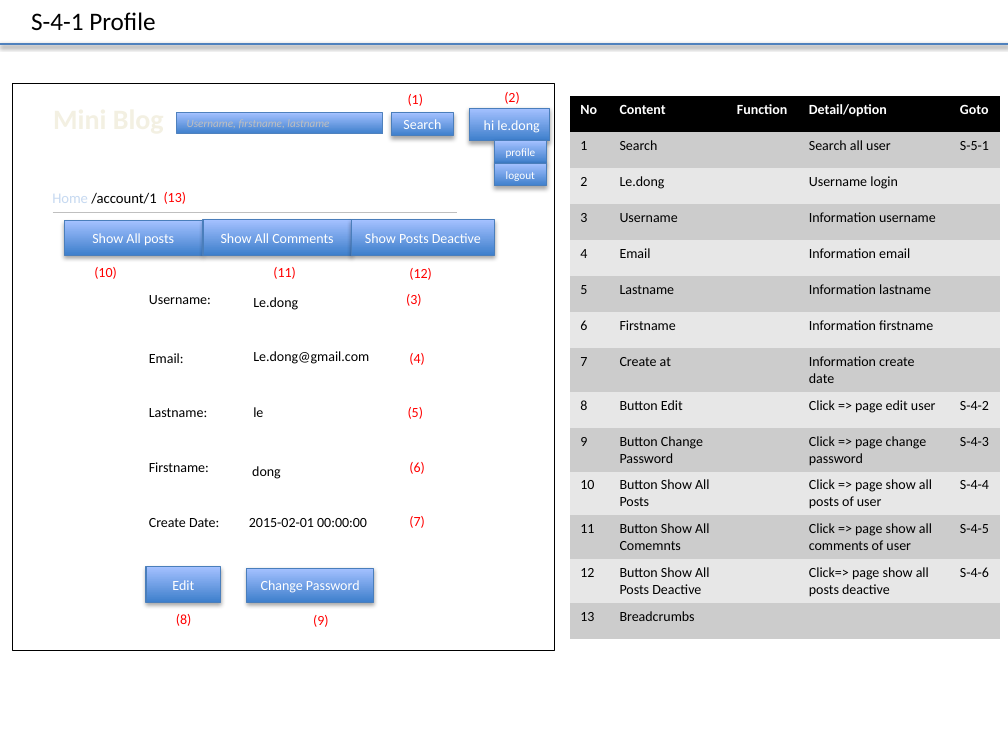
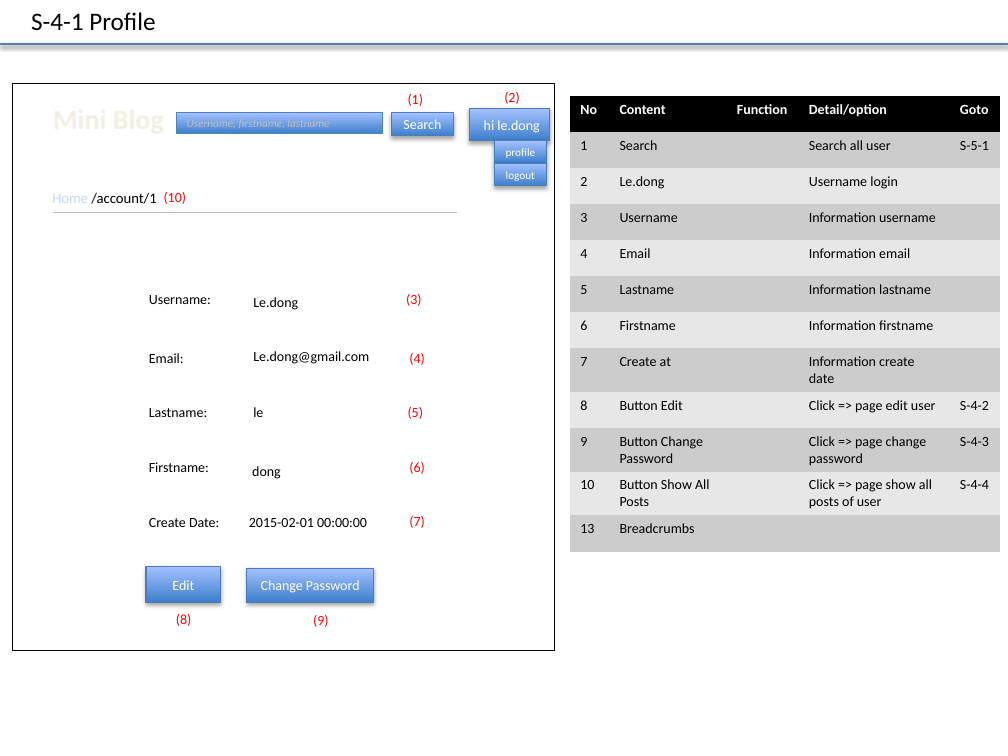
Before and after one commit to Mulodo-Java-Training/miniblog-le.dong, a slide deck: slide 7 of doc/frontend/wireframe/TRN-MiniBlog_WireframeDesign_DongLe.pptx. Drawn at 1008x756 pixels with LibreOffice and Linux fonts; fonts in the diff are those of the drawing. Boxes give left, top, right and bottom in pixels: in the first picture for what was removed or moved away, otherwise in the second. Text is boxed around its words. In the diff, an @@ line names an element or a change of style, - is before the commit and + after.

```diff
--- a/doc/frontend/wireframe/TRN-MiniBlog_WireframeDesign_DongLe.pptx
+++ b/doc/frontend/wireframe/TRN-MiniBlog_WireframeDesign_DongLe.pptx
@@ table at bbox=[571, 96, 1000, 551] @@
-row 12: 11 | Button Show All Comemnts |  | Click => page show all comments of user | S-4-5
-row 13: 12 | Button Show All Posts Deactive |  | Click=> page show all posts deactive | S-4-6
@@ text at bbox=[164, 192, 187, 204]: text changed @@
-(13)
+(10)
@@ rectangle removed at bbox=[65, 221, 203, 255] @@
-Show All posts
@@ rectangle removed at bbox=[203, 220, 351, 255] @@
-Show All Comments
@@ rectangle removed at bbox=[351, 220, 494, 255] @@
-Show Posts Deactive
@@ text removed at bbox=[94, 267, 117, 279] @@
-(10)
@@ text removed at bbox=[273, 267, 296, 279] @@
-(11)
@@ text removed at bbox=[409, 268, 432, 280] @@
-(12)
```
Also in this commit, not shown: 6 other slides changed.
